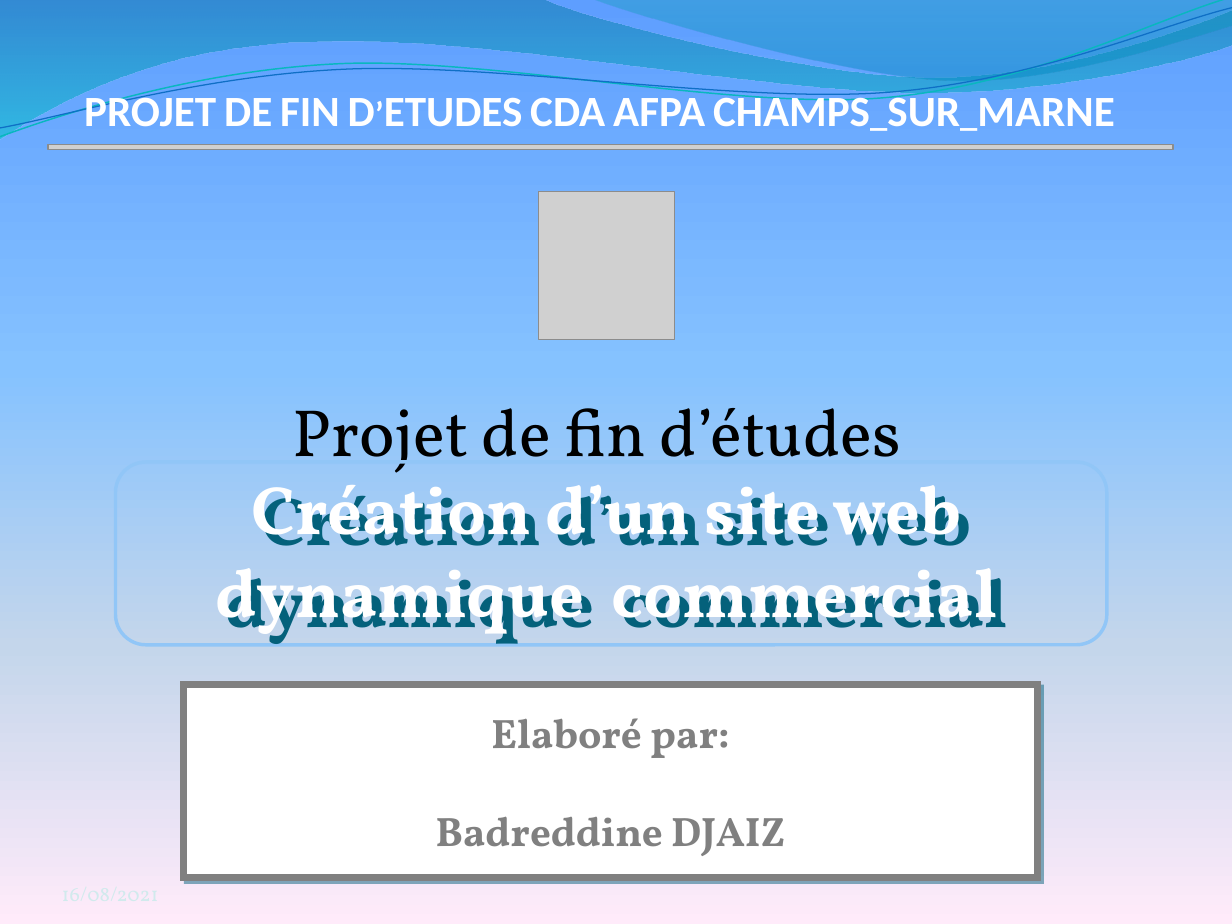
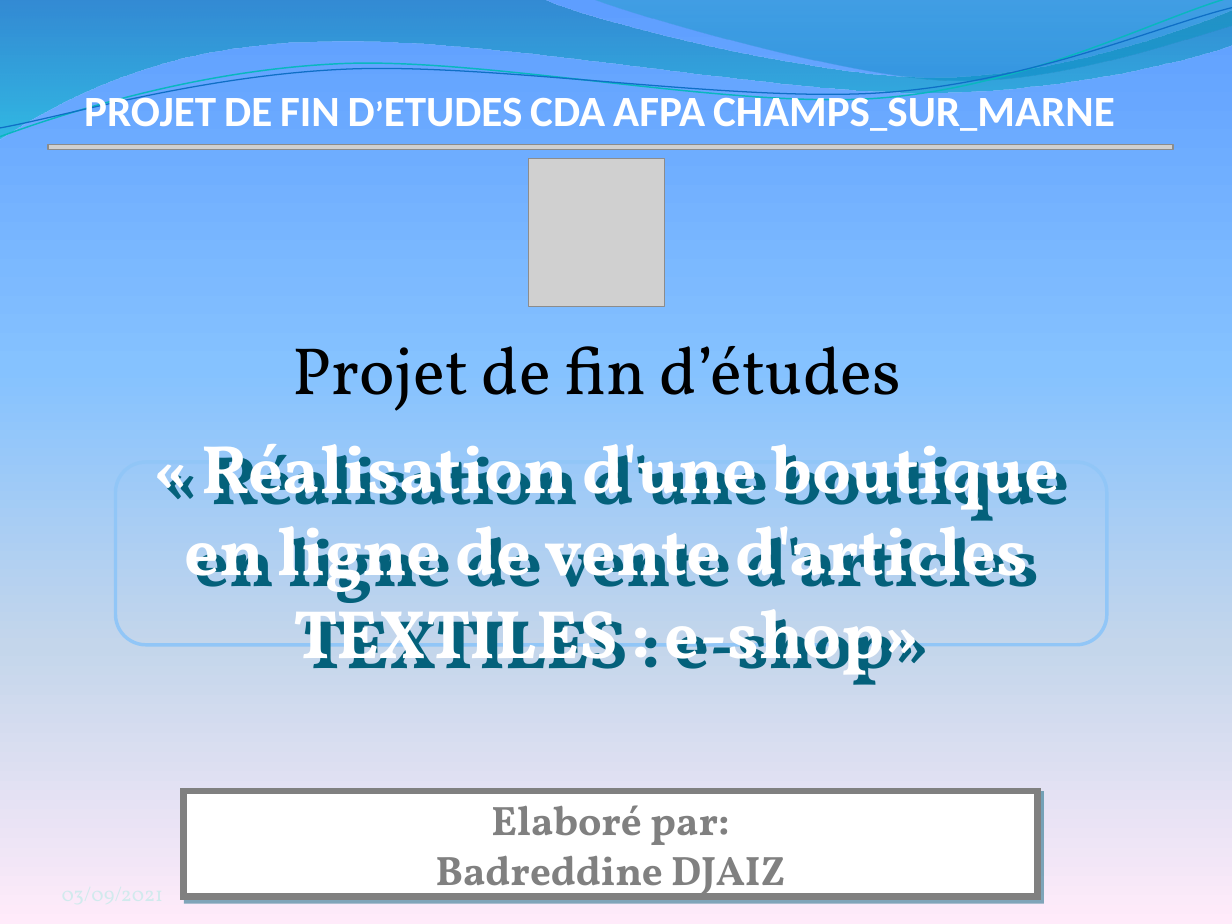
Before and after one commit to badreddine2010/e-shop, a slide deck: slide 1 of conception/Rapport/présentation soutenance Pfe_Bad_Afpa.pptx. Drawn at 1232x924 pixels with LibreOffice and Linux fonts; fonts in the diff are those of the drawing; grey boxes stand for pictures. Boxes give left, top, right and bottom in pixels: in the first picture for what was removed or moved away, otherwise in the second. Text is boxed around its words. In the diff, an @@ line names an element or a change of style, - is before the commit and + after.

```diff
--- a/conception/Rapport/présentation soutenance Pfe_Bad_Afpa.pptx
+++ b/conception/Rapport/présentation soutenance Pfe_Bad_Afpa.pptx
@@ picture: place and size @@
-picture at (538,192,674,340)
+picture at (529,159,664,307)
@@ subtitle "Projet de fin d’études" rewrapped from (292,408,901,486) to (292,346,901,411) @@
@@ text at (184,444,1070,685): text changed @@
-Création d’un site web dynamique commercial
+« Réalisation d'une boutique en ligne de vente d'articles TEXTILES : e-shop»
@@ rectangle "Elaboré par:": place and size @@
-rectangle "Elaboré par:" at (184,685,1037,877)
+rectangle "Elaboré par:" at (184,791,1037,897)
```
Also in this commit, not shown: 30 other slides changed, 51 other files.
